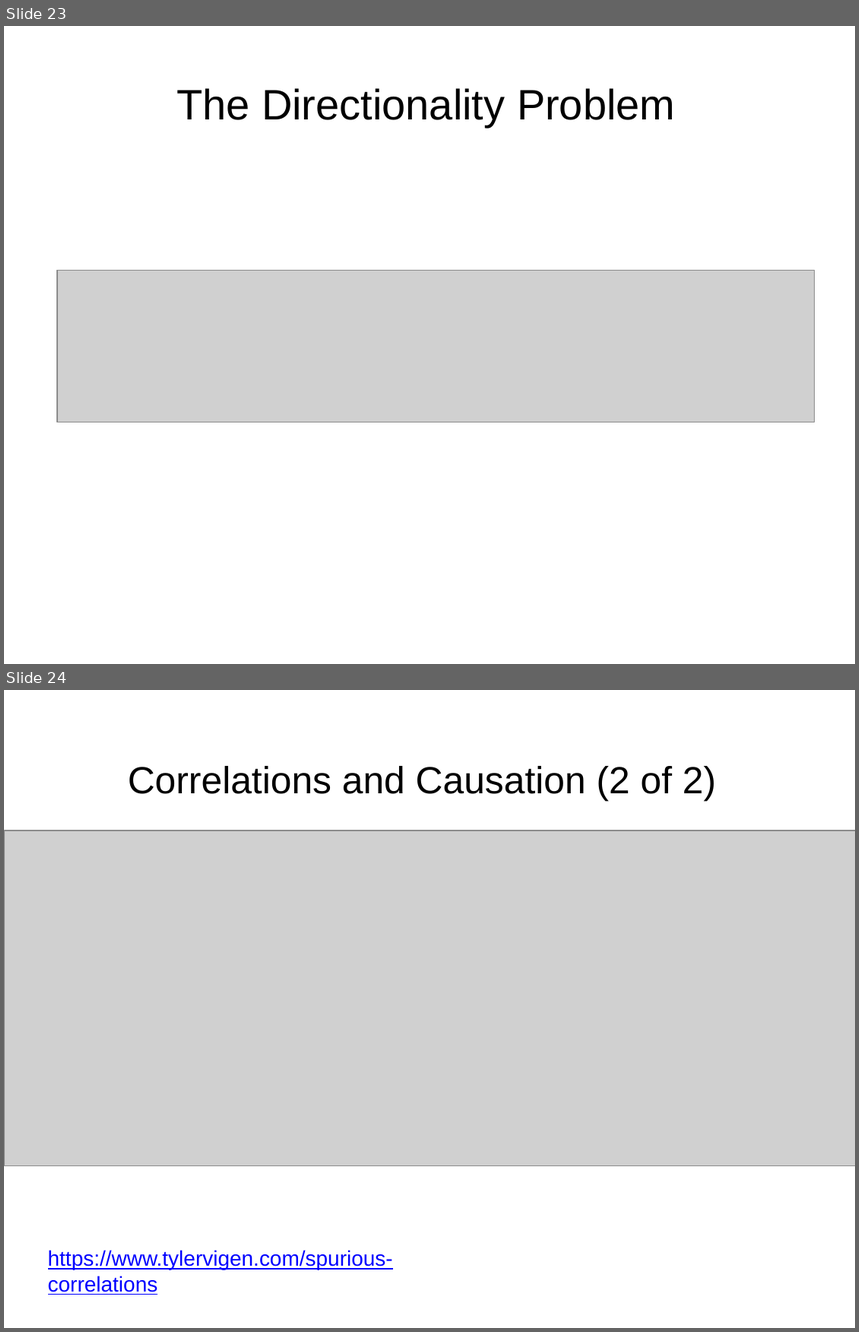
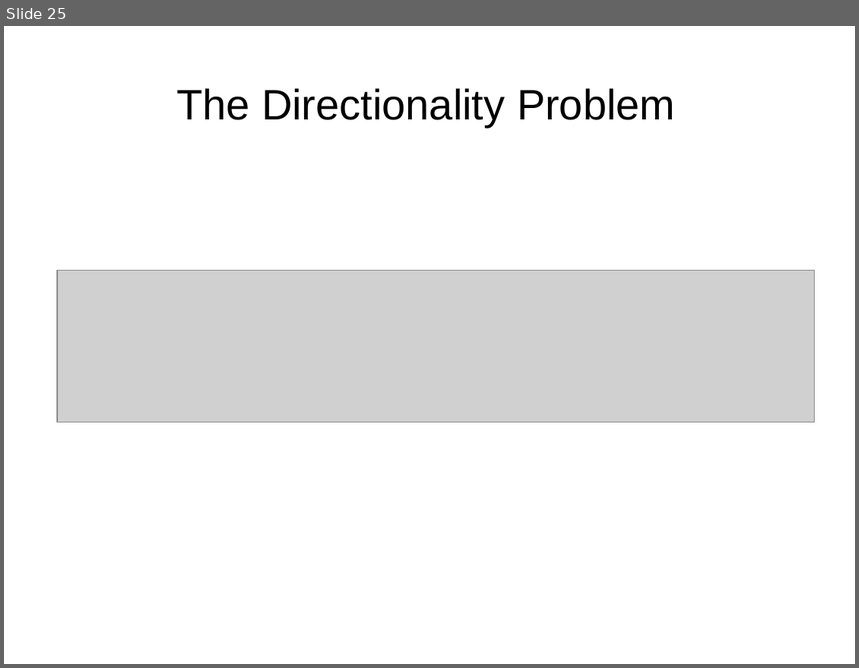
Before and after one commit to npm27/Teaching-Materials, a slide deck: Research Methods/Slides/Chapter 12.pptx. Shown one above the other, each under a label of ours: slides 23 and 24 before the commit, slide 25 after it. The pictures are 859x1332 and 859x668 pixels, drawn with LibreOffice and Linux fonts; fonts in the diff are those of the drawing; grey boxes stand for pictures. Boxes give left, top, right and bottom in pixels: in the first picture for what was removed or moved away, otherwise in the second. Text is boxed around its words. In the diff, an @@ line names an element or a change of style, - is before the commit and + after.

```diff
--- a/Research Methods/Slides/Chapter 12.pptx
+++ b/Research Methods/Slides/Chapter 12.pptx
@@ slide 24 removed at (4, 690, 855, 1328), background #FFFFFF @@
@@ title removed at (128, 766, 716, 802) @@
-Correlations and Causation (2 of 2)
@@ picture removed at (5, 831, 855, 1166) @@
@@ text removed at (48, 1250, 393, 1295) @@
-https://www.tylervigen.com/spurious-correlations
@@ what was slide 23 is now slide 25 @@
```
Also in this commit, not shown: 2 slides changed, 2 slides added.
